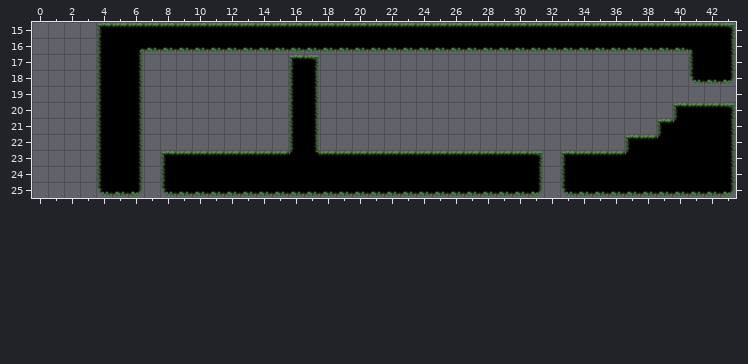
Tiled map: Assets/Levels/Forest4/Forest4.tmx. Above: the version before the commit.
Cells are 128x128 px. Shown: x 0..43, y 15..25.
New version:
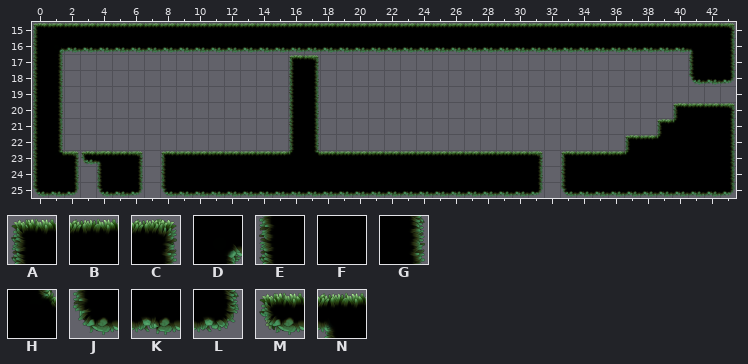
Key: from "MossyTileSet": A 0, B 1, C 2, D 4, E 7, F 8, G 9, H 11, J 14, K 15, L 16, M 21, N 31.
_ is an empty cell.
Message: fix bug in moving ground with padding
The edit:
Layer "Camada de Blocos 1":
The edit turns tile E into tile A in row 23 at x 4.
There is now tile A in row 15 at x 0.
The edit turns tile A into tile B in row 15 at x 4.
The edit turns tile F into tile B in row 23 at x 5.
There is now tile B in row 15 at x 1 to 3.
The edit turns tile G into tile C in row 23 at x 6.
There is now tile C in row 23 at x 2.
There is now tile D in row 16 at x 1.
There is now tile E in rows 16 to 24 at x 0.
There is now tile F in row 24 at x 1.
There is now tile G in rows 17 to 22 at x 1; in row 24 at x 2.
There is now tile H in row 23 at x 1.
There is now tile J in row 25 at x 0.
The edit turns tile D into tile K in row 16 at x 6.
The edit turns tile E into tile K in row 16 at x 4.
The edit turns tile F into tile K in row 16 at x 5.
There is now tile K in row 16 at x 2 to 3; in row 25 at x 1.
There is now tile L in row 25 at x 2.
The edit erases tile E in rows 17 to 22 at x 4.
The edit erases tile F in rows 17 to 22 at x 5.
The edit erases tile G in rows 17 to 22 at x 6.
Layer "DynamicGrounds":
There is now tile M in row 23 at x 3.
There is now tile N in row 23 at x 4.
Where, in picture pixels (left, top, right, bottom), the same in both pictures:
changed: (33, 23, 144, 197)
